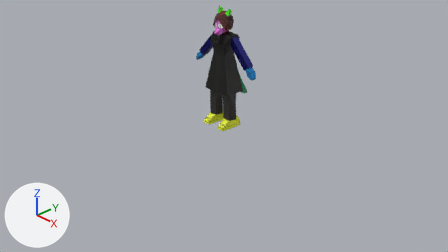
What one commit did to the Blender file Assets/Models/Characters/unnamed wolf girl/save.blend.
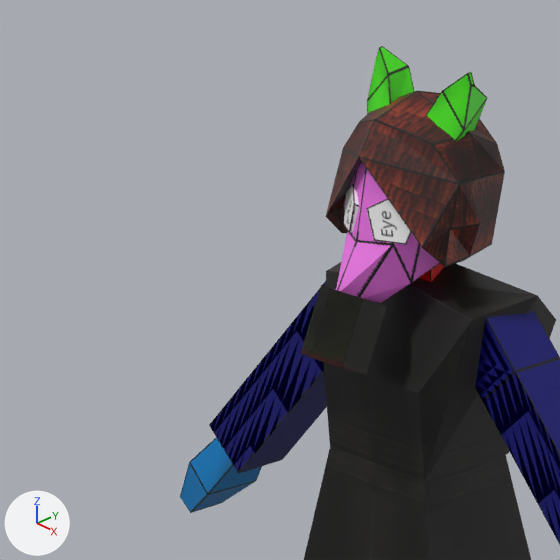
The first picture shows the older version from the file's camera 'Camera'. The close-ups show the older and then the newer version on the part from 39% to 54% of the width and 0% to 26% of the height of that picture. Only the edits that show in the close-ups are written down. The axes (+X, +Y, +Z) are drawn at lower left. The lights are the same throughout.

In view in the first close-up: 'Torso'.
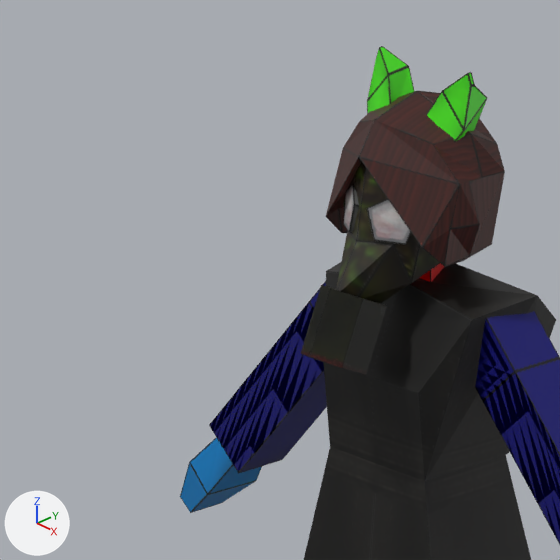
Where the change shows, as pixel boxes (x1, y1, x2, y2) in the close-ups (560 x 560 px):
'Torso', surface changed (darker)
    both: (326, 91, 503, 306)

The edits, one by one:
Picture 'TEXTURE2.png' (img_texture2_png) is new.
Material 'Material.002' (mat_material_002) changes its picture from img_texture_png to img_texture2_png.
